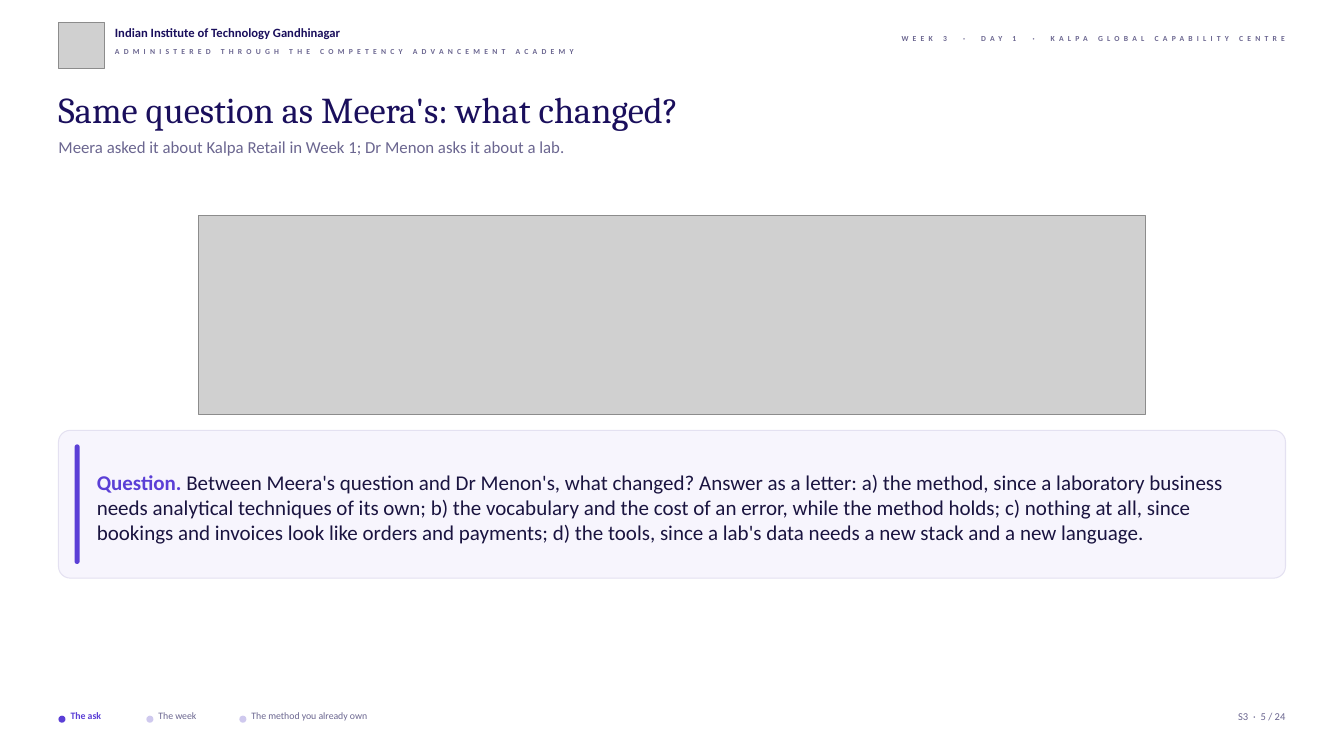
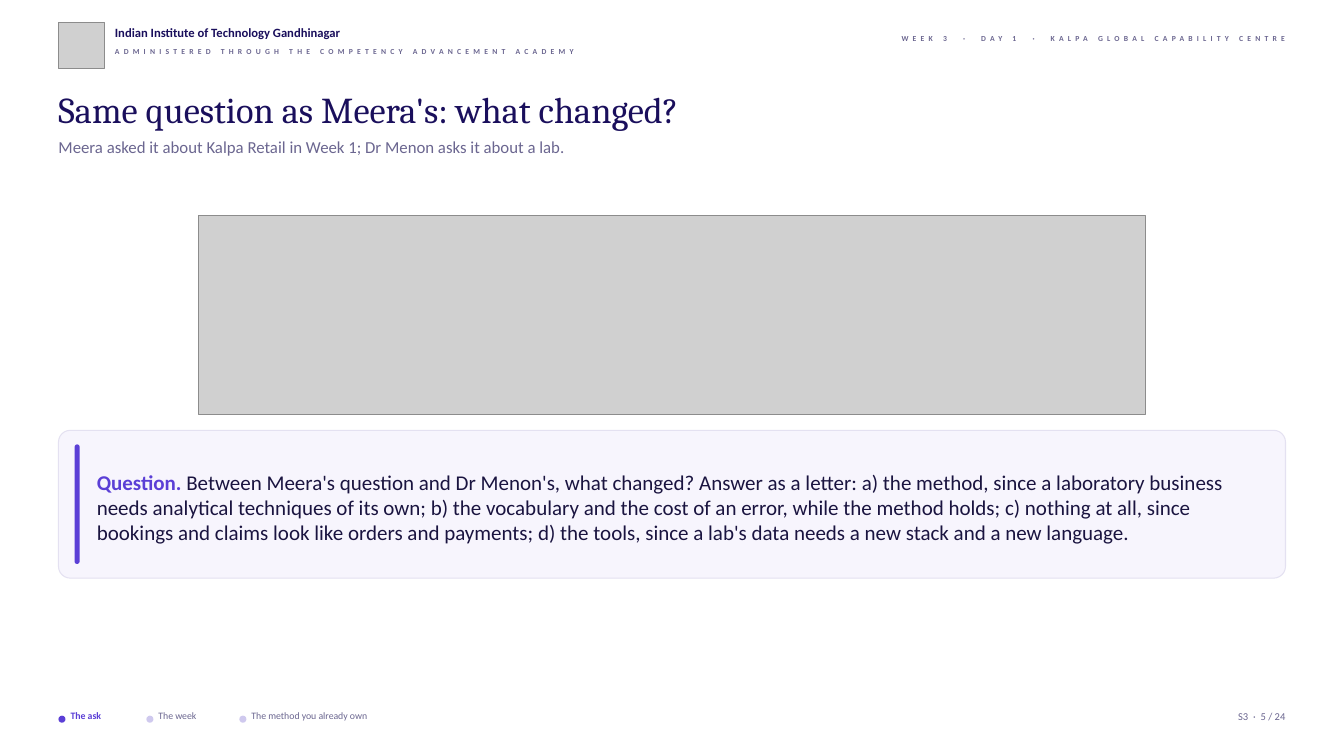
Before and after one commit to fde-academy-lab/c2-content-factory, a slide deck: slide 5 of content/W03/D1/slides/C2_W03_D01_introduction_STUDENT.pptx. Drawn at 1344x756 pixels with LibreOffice and Linux fonts; fonts in the diff are those of the drawing; grey boxes stand for pictures; background and template pictures are left out. Boxes give left, top, right and bottom in pixels: in the first picture for what was removed or moved away, otherwise in the second. Text is boxed around its words. In the diff, an @@ line names an element or a change of style, - is before the commit and + after.

```diff
--- a/content/W03/D1/slides/C2_W03_D01_introduction_STUDENT.pptx
+++ b/content/W03/D1/slides/C2_W03_D01_introduction_STUDENT.pptx
@@ text at box(97, 475, 1222, 544): text changed @@
-Question. Between Meera's question and Dr Menon's, what changed? Answer as a letter: a) the method, since a laboratory business needs analytical techniques of its own; b) the vocabulary and the cost of an error, while the method holds; c) nothing at all, since bookings and invoices look like orders and payments; d) the tools, since a lab's data needs a new stack and a new language.
+Question. Between Meera's question and Dr Menon's, what changed? Answer as a letter: a) the method, since a laboratory business needs analytical techniques of its own; b) the vocabulary and the cost of an error, while the method holds; c) nothing at all, since bookings and claims look like orders and payments; d) the tools, since a lab's data needs a new stack and a new language.
```
Also in this commit, not shown: 7 other slides changed, 8 other files.
